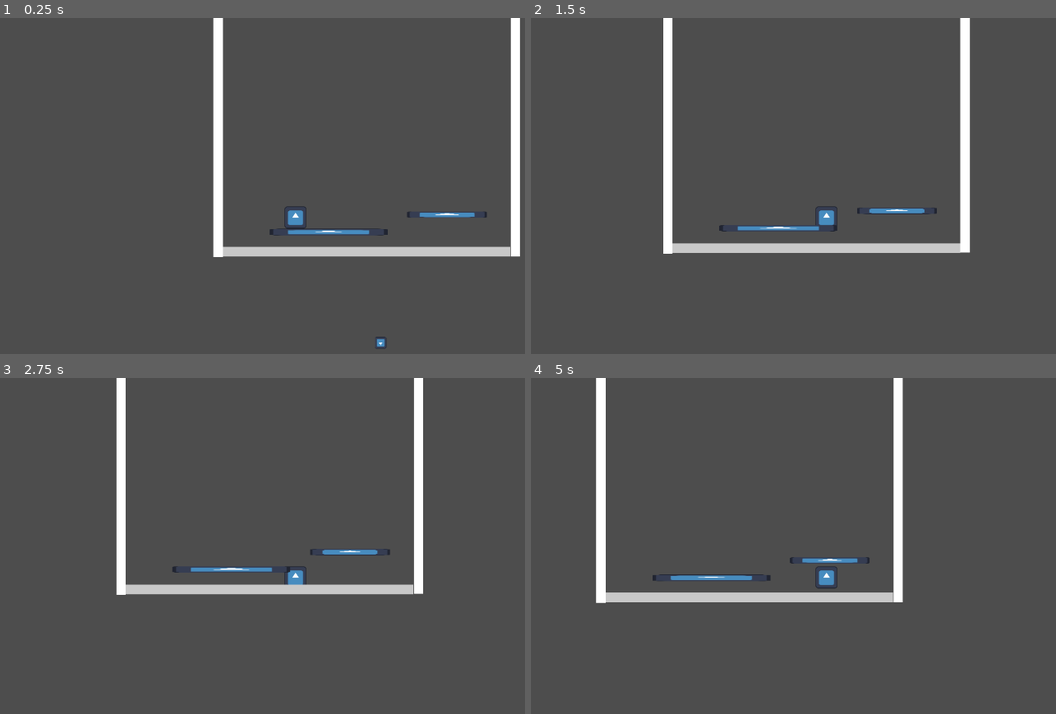
Above: before the commit, frames 1-4 (two rows, left to right).
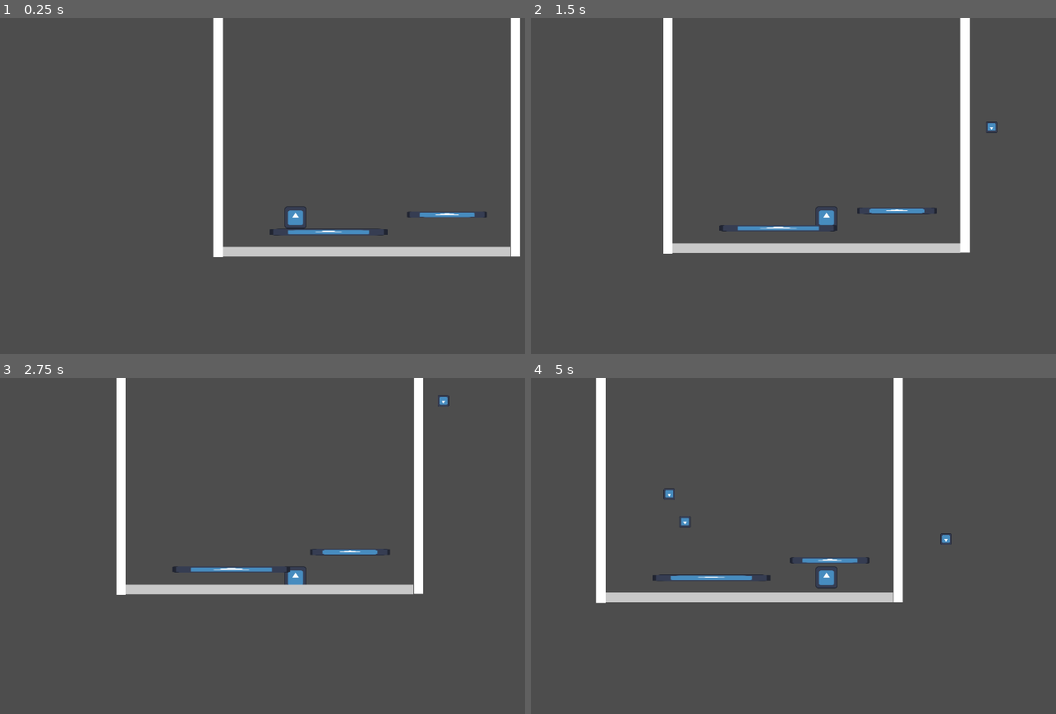
Above: after the commit, the same moments.

Repository: thomaswxu/adventures-in-scramble
Game: Godot game, scene res://Scenes/world.tscn
Two runs of this game, one before a commit and one after it. Both use one fixed random seed, a clock stepped at 60 frames per second and the inputs below. The engine's default icon, where the game draws it, is replaced by a stand-in: a white triangle on a blue panel in a dark square.
Inputs:
- Up to frame 1 (0.25 s): no input
- Up to frame 2 (1.5 s): hold Down (fast_fall) 0.53-1.28 s; hold Right (move_right) from 0.53 s (still down); tap Up (jump) at 0.77 s; tap Down (fast_fall) at 1.35 s
- Up to frame 3 (2.75 s): tap Up (jump) at 1.52 s; release Right (move_right) at 2.03 s; hold Left (move_left) from 2.03 s (still down); hold Down (fast_fall) from 2.03 s (still down)
- Up to frame 4 (5 s): tap Enter at 2.75 s; release Left (move_left) at 2.78 s; release Down (fast_fall) at 2.78 s; hold Right (move_right) 2.78-4.28 s; tap Down (fast_fall) at 2.85, 4.35 s; tap Up (jump) at 3.02, 3.77, 4.52 s; hold Down (fast_fall) 3.53-4.28 s; hold Left (move_left) from 4.28 s (still down)

The runs differ from the first frame. In frame 1, less than 0.1% of the frame differs, in the area x 71-74%, y 94-99%; in frame 2, less than 0.1%; in frame 3, less than 0.1%; in frame 4, 0.2%, in the area x 25-81%, y 32-50%.

Commit message:
Add multiple random object spawns

Diff:
--- a/AdventuresInScramble_GD/Scenes/world.tscn
+++ b/AdventuresInScramble_GD/Scenes/world.tscn
@@ -89,3 +89,7 @@
 [node name="CollisionShape2D" type="CollisionShape2D" parent="RightWall"]
 position = Vector2(-0.5, -1674.5)
 shape = SubResource("RectangleShape2D_62kl7")
+
+[node name="ObstacleSpawnTimer" type="Timer" parent="."]
+
+[connection signal="timeout" from="ObstacleSpawnTimer" to="." method="_on_obstacle_spawn_timer_timeout"]
--- a/AdventuresInScramble_GD/Scripts/obstacle.gd
+++ b/AdventuresInScramble_GD/Scripts/obstacle.gd
@@ -1,7 +1,8 @@
 extends Area2D
 
 const FALL_GRAVITY = 1000
-const LAUNCH_VELOCITY = 1000
+const LAUNCH_SPEED = 1000
+const KILL_HEIGHT = 1000
 
 var player = null
 var velocity = Vector2(0.0, 0.0)
@@ -15,7 +16,10 @@
 # Called every frame. 'delta' is the elapsed time since the previous frame.
 func _process(delta):
 	position += velocity * delta
-	velocity += Vector2(0, FALL_GRAVITY * delta)
+	velocity.y += FALL_GRAVITY * delta
+
+	if position.y > KILL_HEIGHT:
+		queue_free()
 
 # Spawn with random:
 # - Position relative to the player
@@ -23,19 +27,19 @@
 func spawn():
 	# Randomize starting position offsets
 	var spawn_on_left = randi_range(0, 1)
-	var x_offset = 500
+	var x_offset = 1000
 	if (spawn_on_left):
 		x_offset *= -1
-	var y_offset = randf_range(300, 700)
+	var y_offset = randf_range(-300, -700)
 	position = player.position + Vector2(x_offset, y_offset)
 
 	# Randomize initial velocity
 	var initial_velocity_angle = 0.0
 	if (spawn_on_left):
-		initial_velocity_angle = randf_range(0, PI / 2.0)
+		initial_velocity_angle = randf_range(0, -PI / 2.0)
 	else:
-		initial_velocity_angle = randf_range(PI / 2.0, PI)
-	velocity = LAUNCH_VELOCITY * Vector2(cos(initial_velocity_angle), sin(initial_velocity_angle))
+		initial_velocity_angle = randf_range(-PI / 2.0, -PI)
+	velocity = LAUNCH_SPEED * Vector2(cos(initial_velocity_angle), sin(initial_velocity_angle))
 	print("Obstacle spawned, velocity = (" + str(velocity[0]) + ", " + str(velocity[1]) + ")")
 
 func _on_body_entered(body):
--- a/AdventuresInScramble_GD/Scripts/world.gd
+++ b/AdventuresInScramble_GD/Scripts/world.gd
@@ -1,10 +1,15 @@
 extends Node2D
+
+const MIN_OBSTACLE_SPAWN_DELAY_s = 0.5
+const MAX_OBSTACLE_SPAWN_DELAY_s = 2.0
 
 var obstacle_scene = preload("res://Scenes/obstacle.tscn")
 
 # Called when the node enters the scene tree for the first time.
 func _ready():
-	spawn_obstacle()
+	randomize()
+	$ObstacleSpawnTimer.wait_time = get_obstacle_spawn_timeout()
+	$ObstacleSpawnTimer.start()
 
 # Called every frame. 'delta' is the elapsed time since the previous frame.
 func _process(delta):
@@ -13,3 +18,12 @@
 func spawn_obstacle():
 	var obstacle_instance = obstacle_scene.instantiate()
 	add_child(obstacle_instance)
+
+func _on_obstacle_spawn_timer_timeout():
+	spawn_obstacle()
+	$ObstacleSpawnTimer.wait_time = get_obstacle_spawn_timeout()
+	#print("Changed obstacle spawn timer wait time to: " + str($ObstacleSpawnTimer.wait_time))
+
+# Get a random obstacle spawn timeout, within the min/max parameters above
+func get_obstacle_spawn_timeout() -> float:
+	return randf_range(MIN_OBSTACLE_SPAWN_DELAY_s, MAX_OBSTACLE_SPAWN_DELAY_s)
